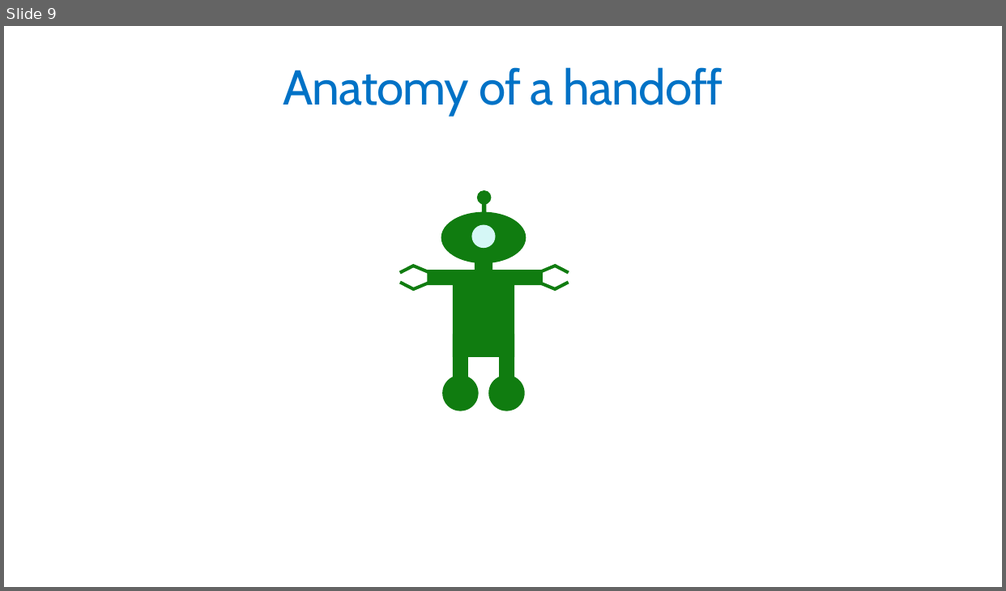
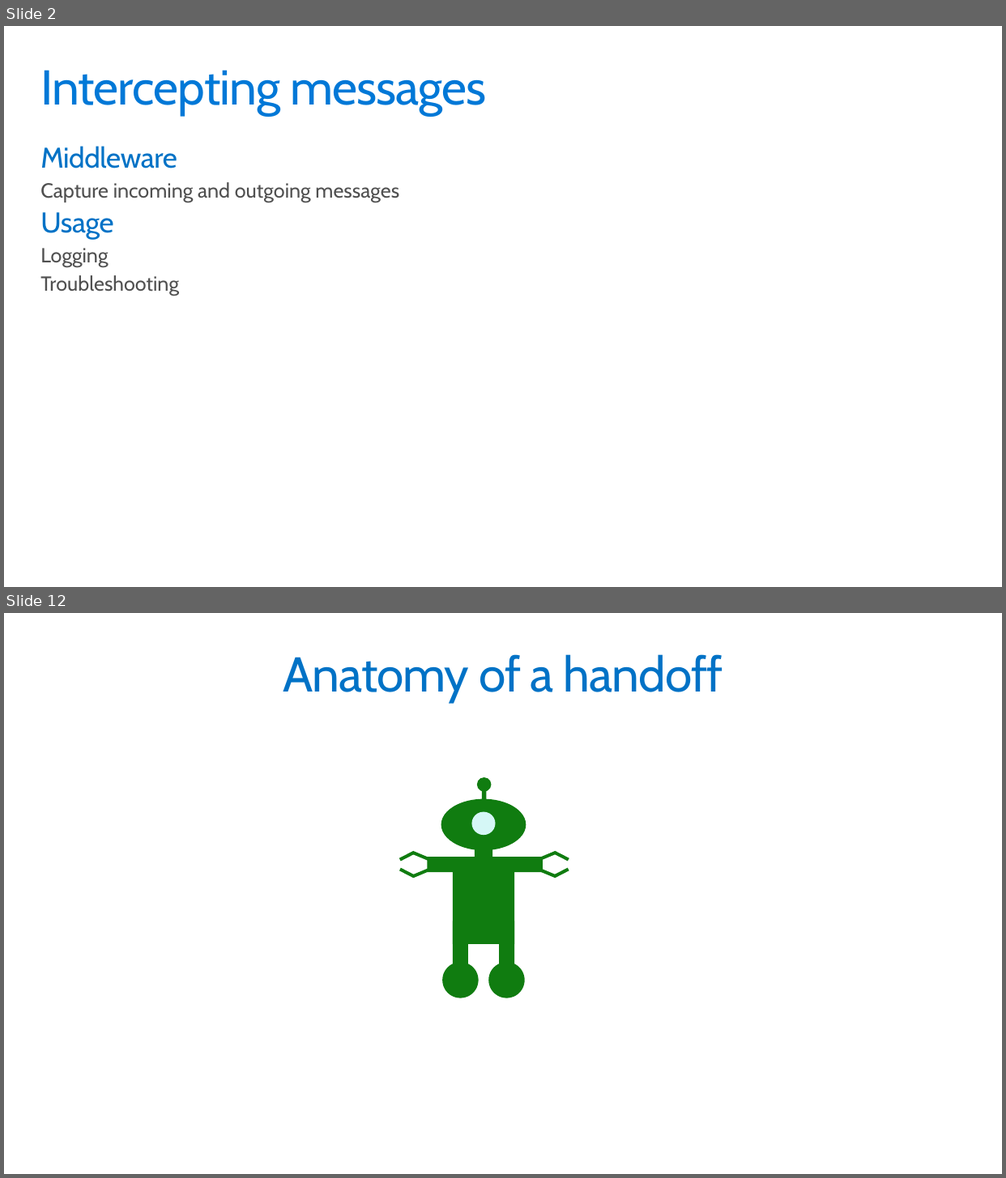
Before and after one commit to GeekTrainer/help-desk-bot-lab, a slide deck: Slides/7 - Handoff to Human.pptx. Shown one above the other, each under a label of ours: slide 9 before the commit, slides 2 and 12 after it; the slides between them are not shown. The pictures are 1006x591 and 1006x1178 pixels, drawn with LibreOffice and Linux fonts; fonts in the diff are those of the drawing. Boxes give left, top, right and bottom in pixels: in the first picture for what was removed or moved away, otherwise in the second. Text is boxed around its words. In the diff, an @@ line names an element or a change of style, - is before the commit and + after.

```diff
--- a/Slides/7 - Handoff to Human.pptx
+++ b/Slides/7 - Handoff to Human.pptx
@@ slide 2 added at box(4, 26, 1002, 587), background #FFFFFF @@
@@ title added at box(40, 70, 486, 115), 48 pt, text #0078D7 @@
+Intercepting messages
@@ text added at box(40, 146, 399, 296), 20 pt, text #505050 @@
+Middleware
+  Capture incoming and outgoing messages
+Usage
+  Logging
+  Troubleshooting
@@ what was slide 9 is now slide 12 @@
```
Also in this commit, not shown: 10 slides changed, 4 other slides added, 1 slide removed, 3 other files.
